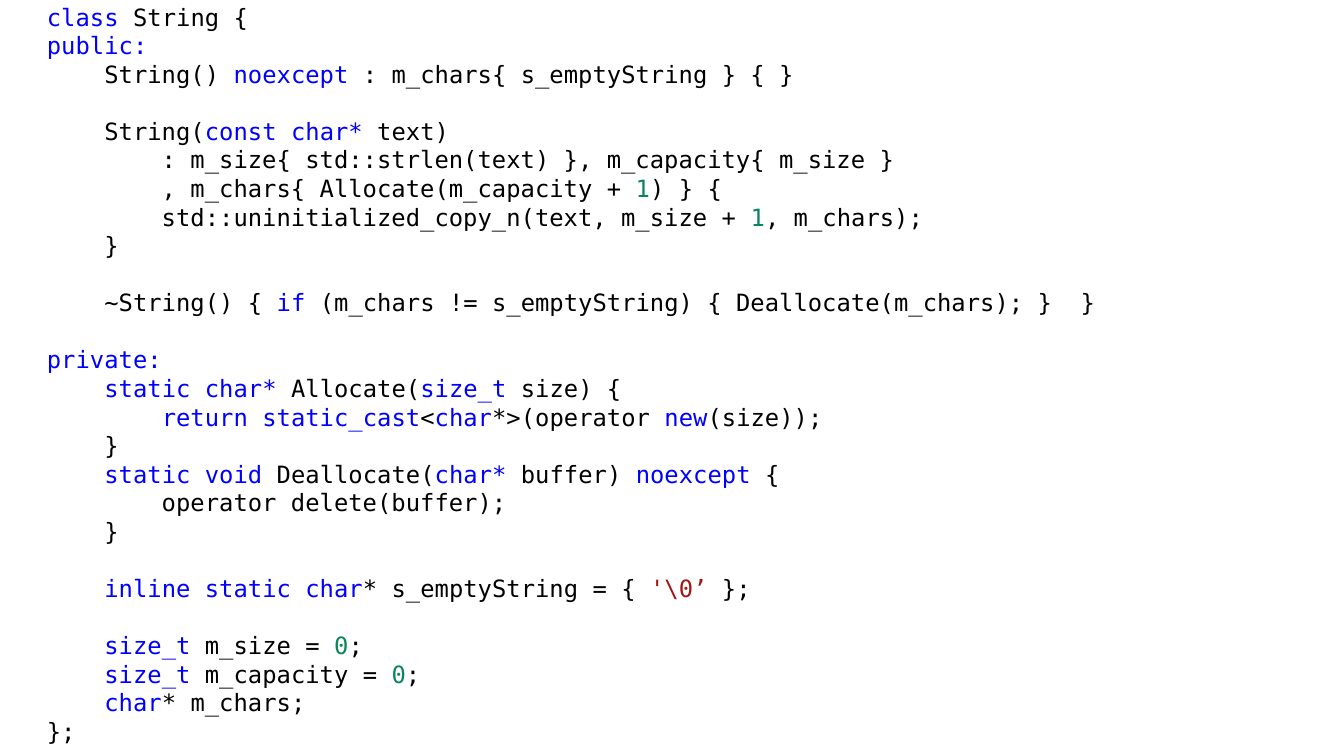
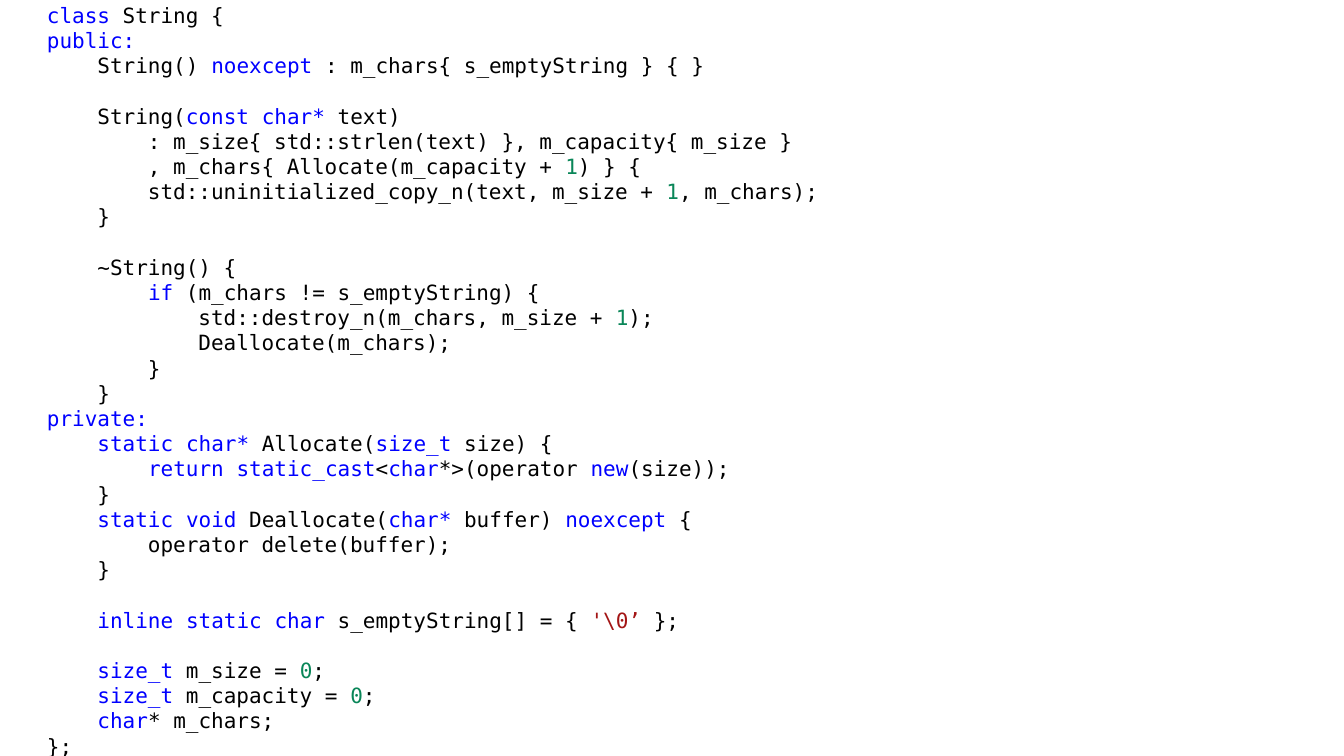
Before and after one commit to alexey-malov/oop, a slide deck: slide 87 of lectures/02/Основы ООП.pptx. Drawn at 1344x756 pixels with LibreOffice and Linux fonts; fonts in the diff are those of the drawing. Boxes give left, top, right and bottom in pixels: in the first picture for what was removed or moved away, otherwise in the second. Text is boxed around its words. In the diff, an @@ line names an element or a change of style, - is before the commit and + after.

```diff
--- a/lectures/02/Основы ООП.pptx
+++ b/lectures/02/Основы ООП.pptx
@@ text at [47,7,818,733]: size 17 to 15 pt in "class String {", "public:", "String() noexcept : m_chars{ s_emptyString } { ...", "String(const char* text)" and 15 more places @@
@@ text at [97,259,654,355]: text changed; size 17 to 15 pt @@
-~String() { if (m_chars != s_emptyString) { Deallocate(m_chars); } }
+~String() {
+if (m_chars != s_emptyString) {
+std::destroy_n(m_chars, m_size + 1);
+Deallocate(m_chars);
+}
+}
@@ text at [97,612,642,633]: text changed; size 17 to 15 pt @@
-inline static char* s_emptyString = { '\0’ };
+inline static char s_emptyString[] = { '\0’ };
```
Also in this commit, not shown: 11 other slides changed, 10 slides added, 11 other files.
